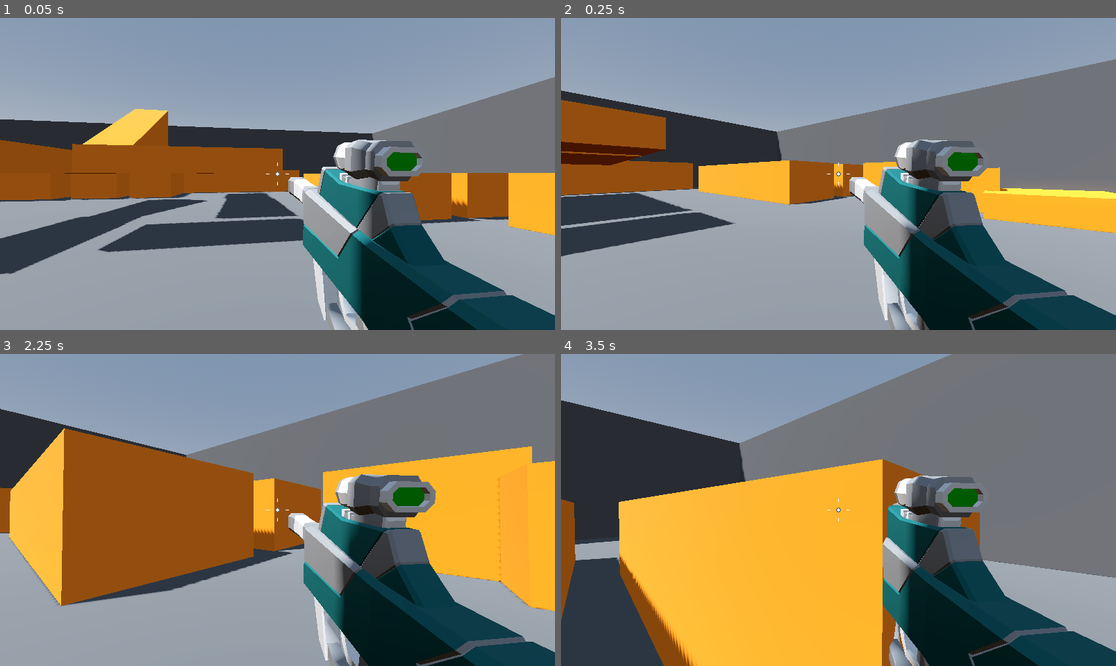
Above: before the commit, frames 1-4 (two rows, left to right).
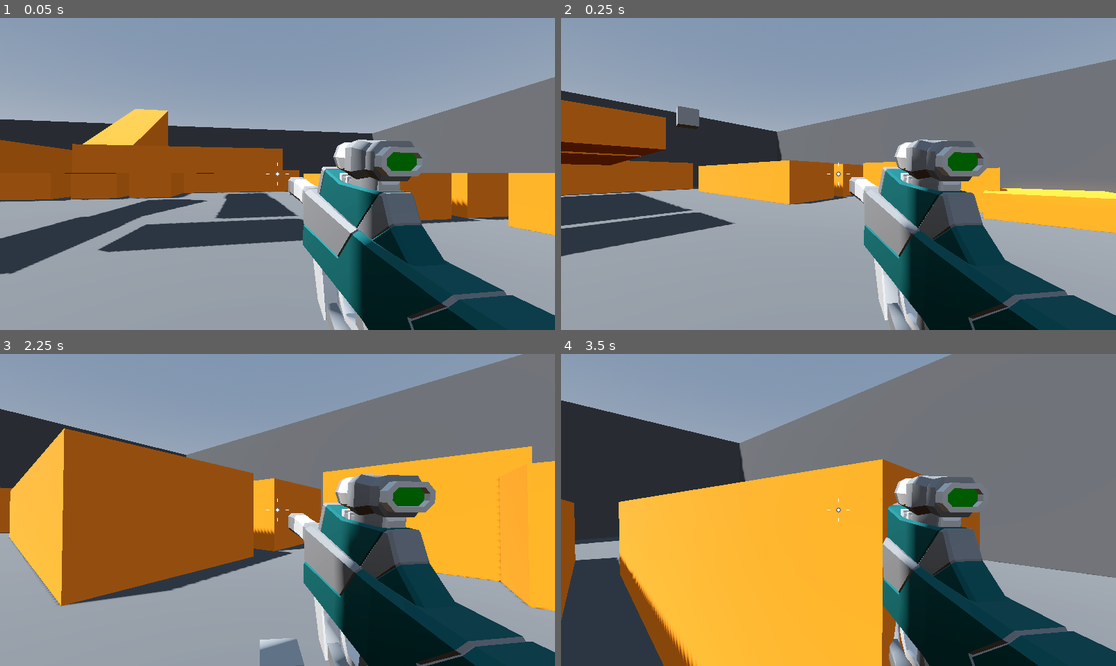
Above: after the commit, the same moments.

Repository: JorgeVelascoGames/FPS-template
Game: Godot game, scene res://Levels/Sandbox.tscn
The game is run twice, just before and just after one commit, with the same random seed, the same clock (stepped at 60 frames per second) and the same inputs.
Inputs (mouse positions are in pixels of both pictures, inside the frame that each line leads up to):
- Up to frame 1 (0.05 s): no input
- Up to frame 2 (0.25 s): no input
- Up to frame 3 (2.25 s): move the mouse to (305, 510) at 0.52 s; press the mouse at (305, 510) at 0.53 s; hold W (move_forward) from 0.53 s (still down); tap Space (jump) at 0.77, 1.52 s; move the mouse to (249, 510) at 1.27 s; release the mouse at (249, 510) at 1.28 s; click (249, 510) at 1.35 s; move the mouse to (288, 503) at 2.02 s; press the mouse at (288, 503) at 2.03 s
- Up to frame 4 (3.5 s): keep holding W (move_forward); move the mouse to (832, 516) at 2.77 s; release the mouse at (832, 516) at 2.78 s; click (832, 516) at 2.85 s; tap Space (jump) at 3.02 s

The runs differ from the first frame. In frame 1, less than 0.1% of the frame differs, in the area x 52-53%, y 55-57%; in frame 2, 0.3%; in frame 3, 0.6%, in the area x 46-55%, y 91-100%; in frame 4, nothing differs.

Commit message:
-Particle system added to weapon

Diff:
--- a/weapons/smg_weapon.tscn
+++ b/weapons/smg_weapon.tscn
@@ -1,10 +1,22 @@
-[gd_scene load_steps=3 format=3 uid="uid://djc7a37f3h0ne"]
+[gd_scene load_steps=5 format=3 uid="uid://djc7a37f3h0ne"]
 
 [ext_resource type="PackedScene" uid="uid://db8mi152yn4gx" path="res://weapons/hitscan_weapon.tscn" id="1_gcfl4"]
 [ext_resource type="PackedScene" uid="uid://c7pdmnd346ave" path="res://weapons/SMG.glb" id="2_mpivm"]
+
+[sub_resource type="ParticleProcessMaterial" id="ParticleProcessMaterial_fmph4"]
+
+[sub_resource type="BoxMesh" id="BoxMesh_8bigi"]
+size = Vector3(0.1, 0.1, 0.1)
 
 [node name="SMGWeapon" node_paths=PackedStringArray("weapon_mesh") instance=ExtResource("1_gcfl4")]
 weapon_mesh = NodePath("SMG")
 
 [node name="SMG" parent="." index="1" instance=ExtResource("2_mpivm")]
 transform = Transform3D(0.992546, 0.0127388, 0.121202, 0, 0.994522, -0.104528, -0.121869, 0.103749, 0.987109, 0.27, -0.245, -0.415)
+
+[node name="GPUParticles3D" type="GPUParticles3D" parent="." index="3"]
+transform = Transform3D(1, 0, 0, 0, 1, 0, 0, 0, 1, 0.137044, -0.0897435, -1.50168)
+explosiveness = 1.0
+visibility_aabb = AABB(-3.57688, -4, -4, 7.15377, 8, 8)
+process_material = SubResource("ParticleProcessMaterial_fmph4")
+draw_pass_1 = SubResource("BoxMesh_8bigi")
